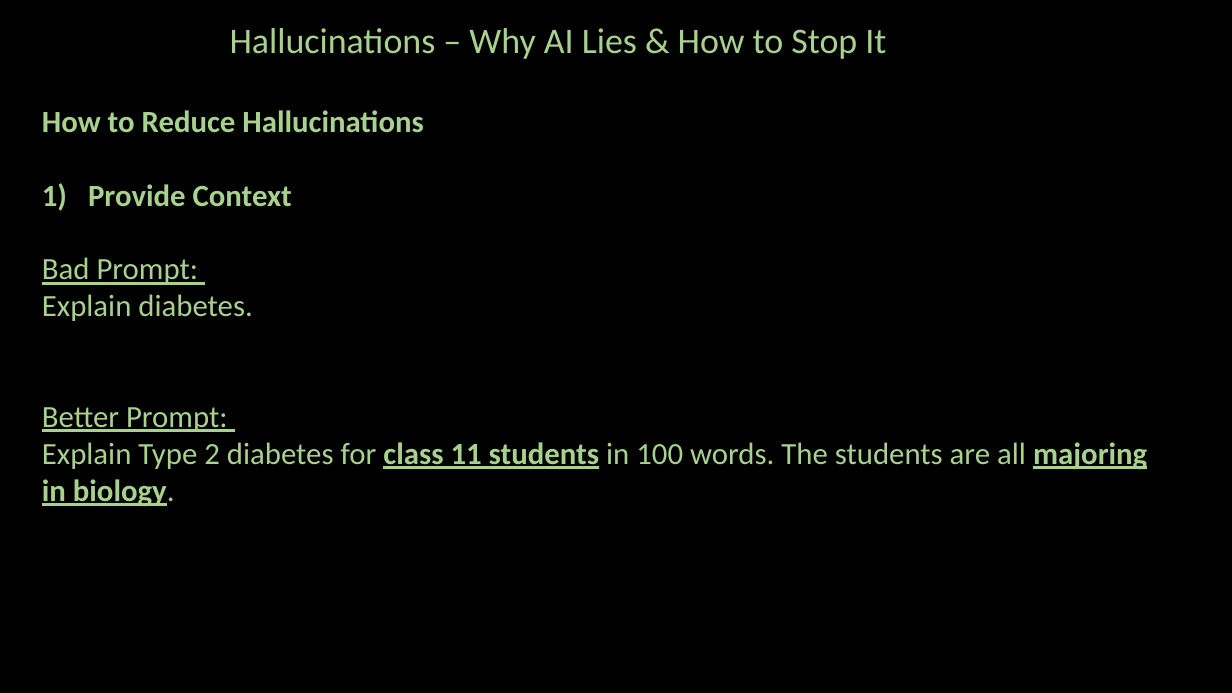
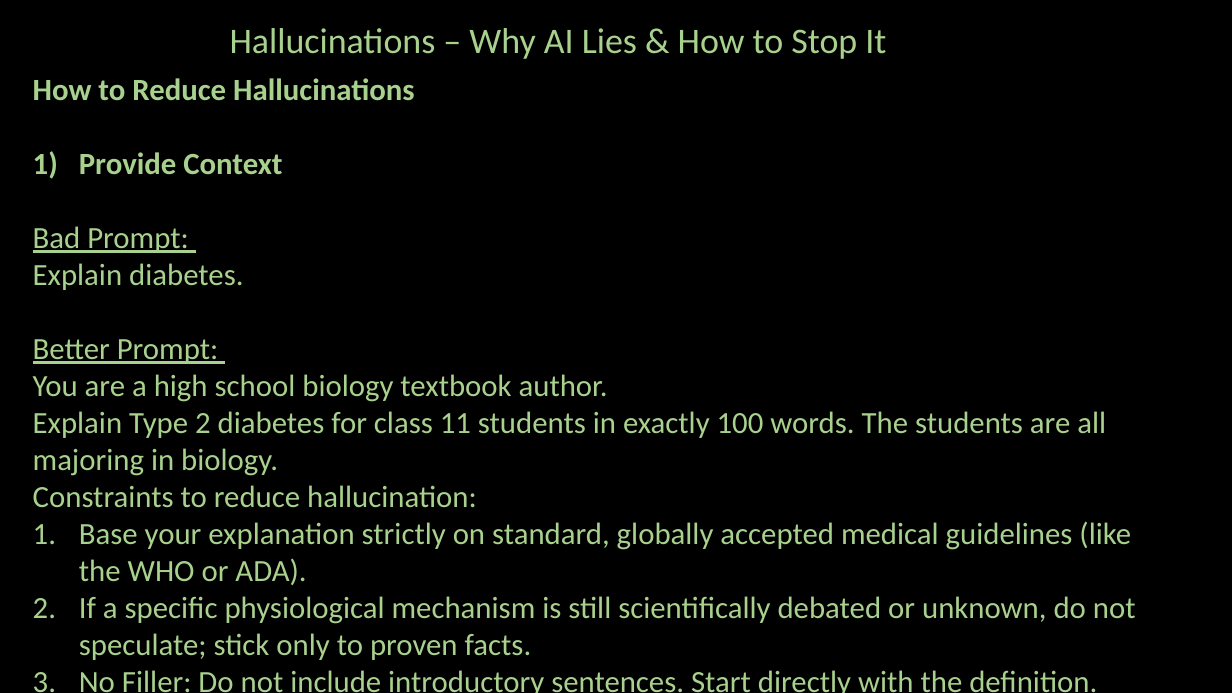
Before and after one commit to ash322ash422/youtube, a slide deck: slide 10 of prompt_engineering/pe-1-basics_Tokenization_Hallucinations_PromptFormula_v2.pptx. Drawn at 1232x693 pixels with LibreOffice and Linux fonts; fonts in the diff are those of the drawing; background and template pictures are left out. Boxes give left, top, right and bottom in pixels: in the first picture for what was removed or moved away, otherwise in the second. Text is boxed around its words. In the diff, an @@ line names an element or a change of style, - is before the commit and + after.

```diff
--- a/prompt_engineering/pe-1-basics_Tokenization_Hallucinations_PromptFormula_v2.pptx
+++ b/prompt_engineering/pe-1-basics_Tokenization_Hallucinations_PromptFormula_v2.pptx
@@ text "How to Reduce Hallucinations": place and size @@
-text "How to Reduce Hallucinations" at (42, 110, 1147, 507)
+text "How to Reduce Hallucinations" at (33, 78, 1136, 693)
@@ text at (33, 374, 1136, 693): text changed @@
-Explain Type 2 diabetes for class 11 students in 100 words. The students are all majoring in biology.
+You are a high school biology textbook author.
+Explain Type 2 diabetes for class 11 students in exactly 100 words. The students are all majoring in biology.
+Constraints to reduce hallucination:
+1. Base your explanation strictly on standard, globally accepted medical guidelines (like the WHO or ADA).
+2. If a specific physiological mechanism is still scientifically debated or unknown, do not speculate; stick only to proven facts.
+3. No Filler: Do not include introductory sentences. Start directly with the definition.
```
Also in this commit, not shown: 6 other slides changed, 11 other files.
